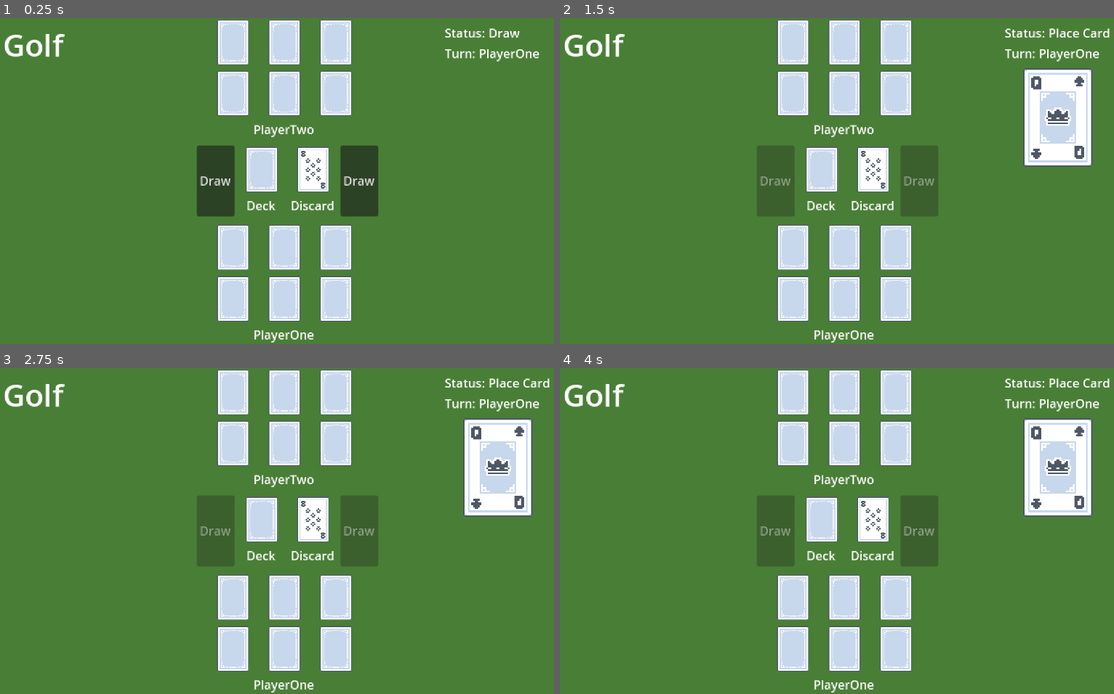
Above: before the commit, frames 1-4 (two rows, left to right).
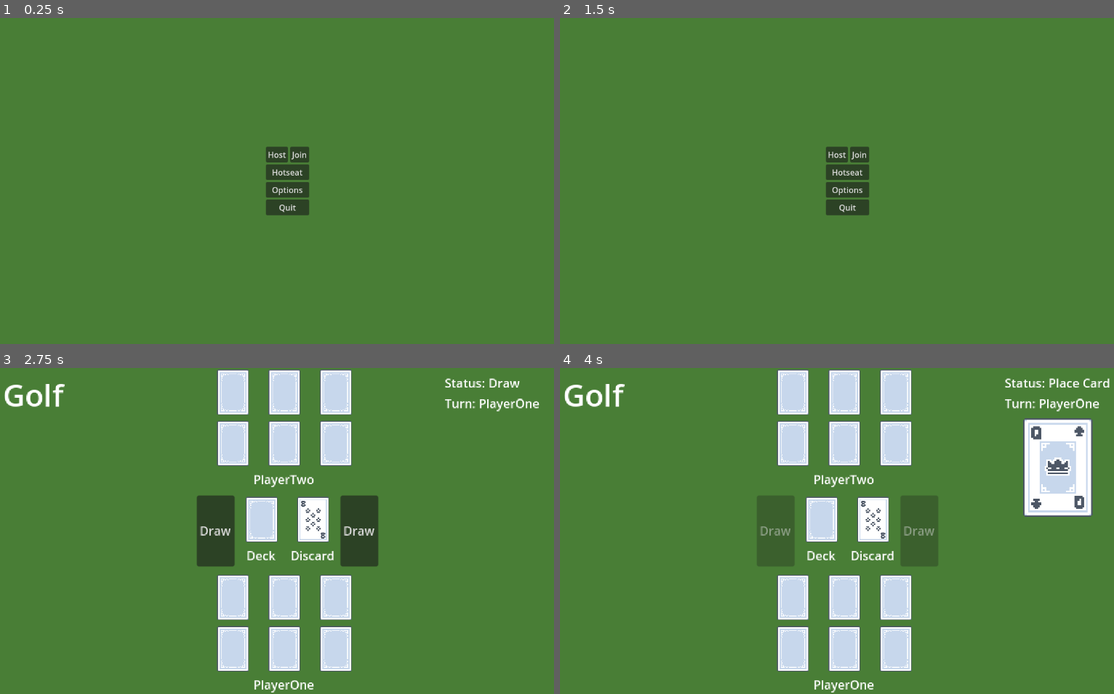
Above: after the commit, the same moments.

Repository: WonkyMic/golf_cards_godot
Game: Godot game, scene res://menu.tscn
The game is run twice, just before and just after one commit, with the same random seed, the same clock (stepped at 60 frames per second) and the same inputs. Before the commit the project starts from res://main.tscn.
Inputs (mouse positions are in pixels of both pictures, inside the frame that each line leads up to):
- Up to frame 1 (0.25 s): no input
- Up to frame 2 (1.5 s): click (776, 181) at 0.5 s, where only the run before the commit has a clickable "Draw"; click (820, 167) at 1.27 s
- Up to frame 3 (2.75 s): click (288, 521) at 2 s, where only the run after the commit has a clickable "Hotseat"
- Up to frame 4 (4 s): click (776, 531) at 2.75 s, where only the run after the commit has a clickable "Draw"; click (820, 517) at 3.52 s

The runs differ from the first frame. In frame 1, 16% of the frame differs, in the area x 0-98%, y 0-100%; in frame 2, 20%, in the area x 0-100%, y 0-100%; in frame 3, 6.8%; in frame 4, less than 0.1%.

Commit message:
update menu to primary scene

Diff:
--- a/project.godot
+++ b/project.godot
@@ -11,7 +11,7 @@
 [application]
 
 config/name="golf_cards_godot"
-run/main_scene="res://main.tscn"
+run/main_scene="res://menu.tscn"
 config/features=PackedStringArray("4.2", "Forward Plus")
 config/icon="res://icon.svg"
 
